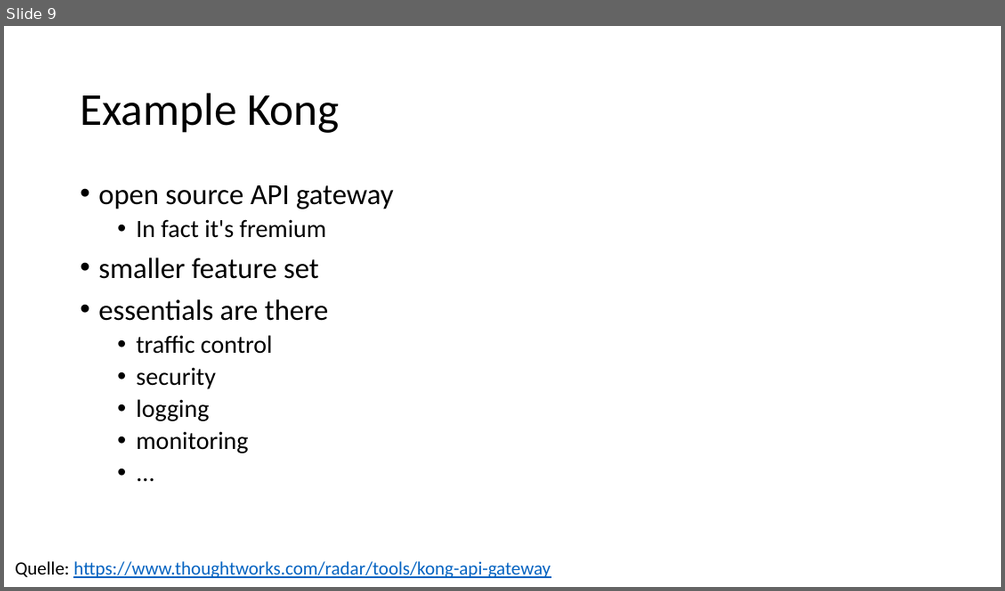
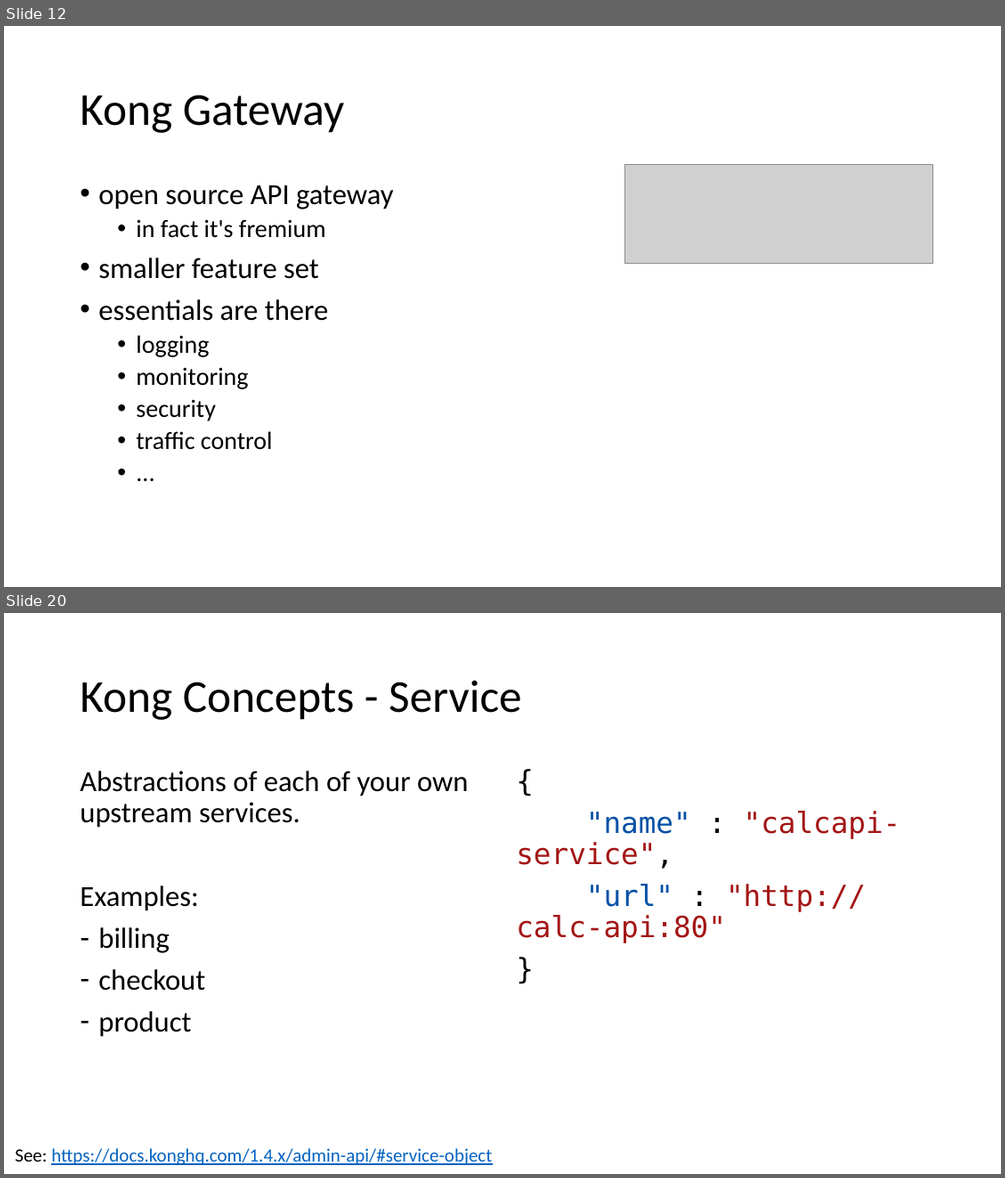
Before and after one commit to danielwagn3r/apimgmt-workshop, a slide deck: API Gateway.pptx. Shown one above the other, each under a label of ours: slide 9 before the commit, slides 12 and 20 after it; the slides between them are not shown. The pictures are 1005x591 and 1005x1178 pixels, drawn with LibreOffice and Linux fonts; fonts in the diff are those of the drawing; grey boxes stand for pictures. Boxes give left, top, right and bottom in pixels: in the first picture for what was removed or moved away, otherwise in the second. Text is boxed around its words. In the diff, an @@ line names an element or a change of style, - is before the commit and + after.

```diff
--- a/API Gateway.pptx
+++ b/API Gateway.pptx
@@ slide 20 added at bbox=[4, 613, 1001, 1174], background #FFFFFF @@
@@ title added at bbox=[80, 680, 521, 720], 44 pt, text #000000 @@
+Kong Concepts - Service
@@ text added at bbox=[80, 771, 469, 1037], 28 pt, text #000000 @@
+Abstractions of each of your own upstream services.
+Examples:
+– billing
+– checkout
+– product
@@ text added at bbox=[516, 811, 901, 943], 28 pt, text #A31515 @@
+{
+"name" : "calcapi-service",
+"url" : "http://calc-api:80"
+}
@@ text added at bbox=[15, 1148, 492, 1165], 18 pt, text #0563C1, underline @@
+See: https://docs.konghq.com/1.4.x/admin-api/#service-object
@@ what was slide 9 is now slide 12 @@
@@ slide 12 changed as well @@
@@ title at bbox=[80, 95, 344, 133]: text changed @@
-Example Kong
+Kong Gateway
@@ picture added at bbox=[624, 164, 932, 263] @@
@@ text at bbox=[136, 219, 326, 238]: text changed @@
-  • In fact it's fremium
+  • in fact it's fremium
@@ text at bbox=[136, 335, 273, 389]: paragraphs removed @@
-  • traffic control
-  • security
@@ text at bbox=[136, 399, 273, 450]: paragraphs added @@
+  • security
+  • traffic control
@@ text removed at bbox=[15, 561, 550, 578] @@
-Quelle: https://www.thoughtworks.com/radar/tools/kong-api-gateway
```
Also in this commit, not shown: 7 other slides changed, 21 other slides added, 2 slides removed, 1 other file.
